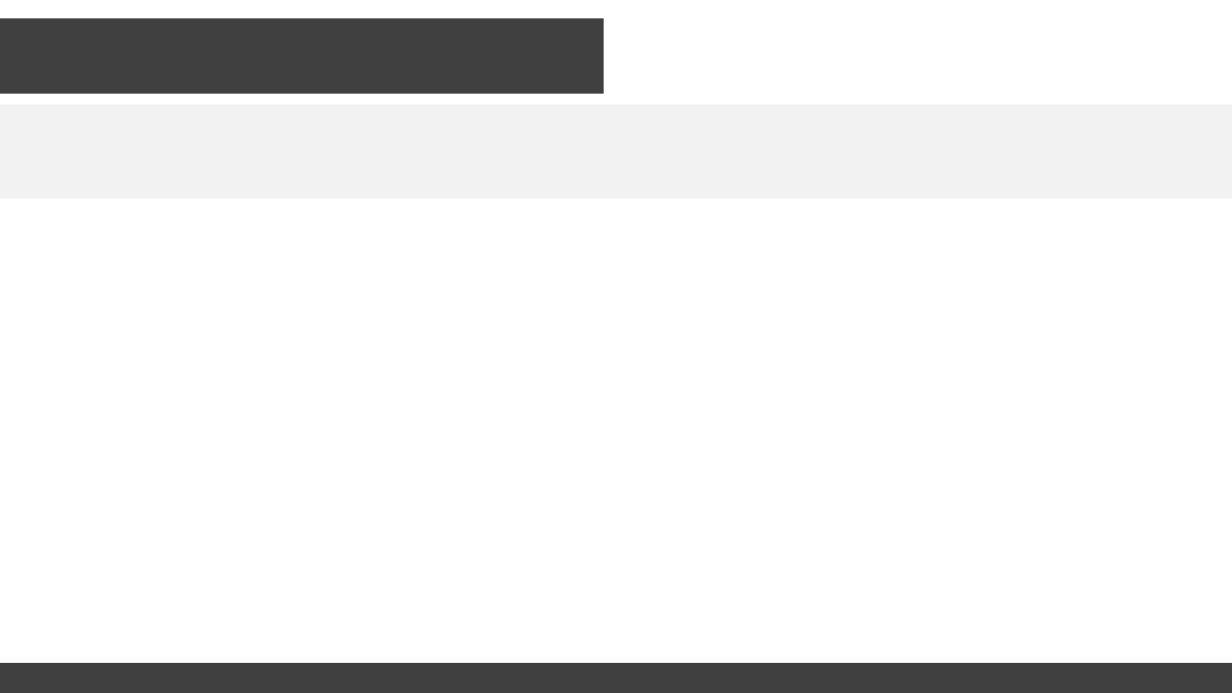
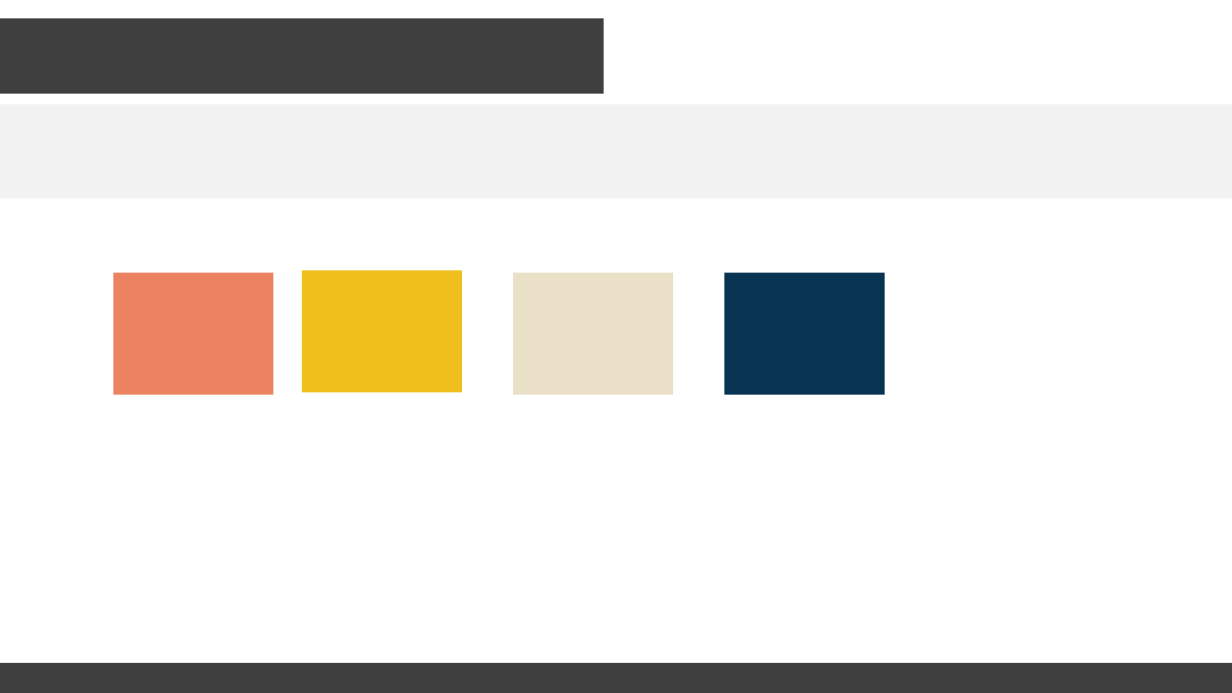
Before and after one commit to moch1gusa/paper, a slide deck: slide 2 of テンプレ１.pptx. Drawn at 1232x693 pixels with LibreOffice and Linux fonts; fonts in the diff are those of the drawing. Boxes give left, top, right and bottom in pixels: in the first picture for what was removed or moved away, otherwise in the second. Text is boxed around its words. In the diff, an @@ line names an element or a change of style, - is before the commit and + after.

```diff
--- a/テンプレ１.pptx
+++ b/テンプレ１.pptx
@@ rectangle added at bbox=[114, 273, 274, 395], fill #EB8261 @@
@@ rectangle added at bbox=[302, 271, 462, 393], fill #EFBF1C @@
@@ rectangle added at bbox=[513, 273, 673, 395], fill #EAE0C7 @@
@@ rectangle added at bbox=[725, 273, 884, 395], fill #093353 @@
```
Also in this commit, not shown: 1 slide added, 1 slide removed.
